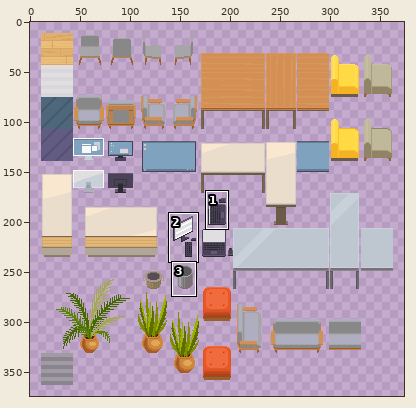
Sprite sheet -- tileset1.png. Above: a wide view before the commit, with the close-up outlined.
Close-up. Before the commit:
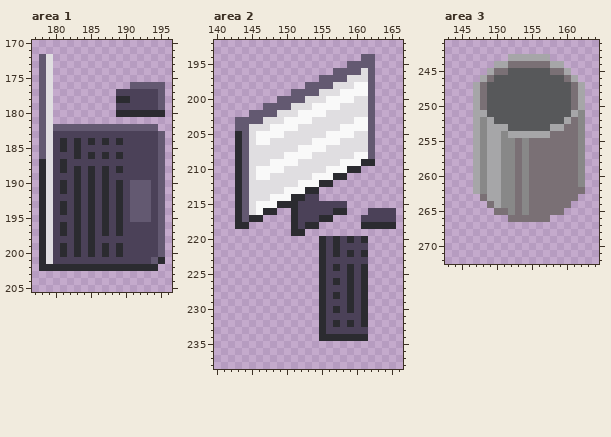
The file is 352x352 pixels. Colours within 5 levels of each other are drawn and written as one. Shown: area 1: x 177..196, y 170..205; area 2: x 140..166, y 192..238; area 3: x 143..164, y 241..272. The old version is drawn lined up with the new one, on the new canvas. The commit also changed other parts of the picture, which this record leaves out.
The same view after the edit:
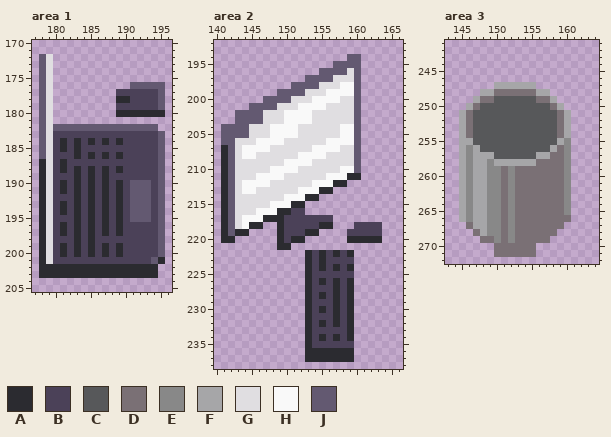
Palette (. is transparent): A #2b2b30  B #4b4158  C #57585a  D #7a7075  E #888888  F #a6a6a8  G #e0dee1  H #f9f9f9  J #635971
The exact change:
canvas 352x352 -> 374x374, the old top-left corner now at 11,11
--- area 1
@@ x 177..196 @@
 202 .AAAAAAAAAAAAAAAAA..
-203 ....................
+203 .AAAAAAAAAAAAAAAAA..
 204 ....................
--- area 2
@@ x 140..166 @@
 193 ...........................
-194 .....................JJ....
-195 ...................JJJJ....
-196 .................JJJJGJ....
-197 ...............JJJJGGGJ....
-198 .............JJJJGGGHHJ....
-199 ...........JJJJGGGHHHHJ....
-200 .........JJJJGGGHHHHGGJ....
-201 .......JJJJGGGHHHHGGGGJ....
-202 .....JJJJGGGHHHHGGGGGGJ....
-203 ...JJJJGGGHHHHGGGGGGHHJ....
-204 ...JJGGGHHHHGGGGGGHHHHJ....
-205 ...AJGHHHHGGGGGGHHHHGGJ....
-206 ...AJGHHGGGGGGHHHHGGGGJ....
-207 ...AJGGGGGGGHHHHGGGGGGJ....
-208 ...AJGGGGGHHHHGGGGGGHHJ....
-209 ...AJGGGHHHHGGGGGGHHHAA....
-210 ...AJGHHHHGGGGGGHHHAA......
-211 ...AJGHHGGGGGGHHHAA........
-212 ...AJGGGGGGGHHHAA..........
-213 ...AJGGGGGHHHAA............
-214 ...AJGGGHHHAABB............
-215 ...AJGHHHAAABBBBBBB........
-216 ...AJGHAA..ABBBBBAA...BBBB.
-217 ...AJAA....ABBBAA....BBBBB.
-218 ...AA......ABAA......AAAAA.
-219 ...........AA..............
-220 ...............ABABABA.....
-221 ...............ABABBBB.....
-222 ...............ABABABA.....
-223 ...............ABBBBBB.....
-224 ...............ABABABA.....
-225 ...............ABBBABA.....
-226 ...............ABABABA.....
-227 ...............ABBBABA.....
-228 ...............ABABABA.....
-229 ...............ABBBABA.....
-230 ...............ABABABA.....
-231 ...............ABBBBBA.....
-232 ...............ABABABA.....
-233 ...............ABBBBBB.....
-234 ...............AAAAAAA.....
-235 ...........................
-236 ...........................
-237 ...........................
+194 ...................JJ......
+195 .................JJJJ......
+196 ...............JJJJGJ......
+197 .............JJJJGGGJ......
+198 ...........JJJJGGGHHJ......
+199 .........JJJJGGGHHHHJ......
+200 .......JJJJGGGHHHHGGJ......
+201 .....JJJJGGGHHHHGGGGJ......
+202 ...JJJJGGGHHHHGGGGGGJ......
+203 ...JJJJGGGHHHHGGGGGGJ......
+204 .JJJJGGGHHHHGGGGGGHHJ......
+205 .JJJJGGGHHHHGGGGGGHHJ......
+206 .JJGGGHHHHGGGGGGHHHHJ......
+207 .AJGHHHHGGGGGGHHHHGGJ......
+208 .AJGHHGGGGGGHHHHGGGGJ......
+209 .AJGGGGGGGHHHHGGGGGGJ......
+210 .AJGGGGGHHHHGGGGGGHHJ......
+211 .AJGGGHHHHGGGGGGHHHAA......
+212 .AJGHHHHGGGGGGHHHAA........
+213 .AJGHHGGGGGGHHHAA..........
+214 .AJGGGGGGGHHHAA............
+215 .AJGGGGGHHHAA..............
+216 .AJGGGHHHAABB..............
+217 .AJGHHHAAABBBBBBB..........
+218 .AJGHAA..ABBBBBAA...BBBB...
+219 .AJAA....ABBBAA....BBBBB...
+220 .AA......ABAA......AAAAA...
+221 .........AA................
+222 .............ABABABA.......
+223 .............ABABBBB.......
+224 .............ABABABA.......
+225 .............ABBBBBB.......
+226 .............ABABABA.......
+227 .............ABBBABA.......
+228 .............ABABABA.......
+229 .............ABBBABA.......
+230 .............ABABABA.......
+231 .............ABBBABA.......
+232 .............ABABABA.......
+233 .............ABBBBBA.......
+234 .............ABABABA.......
+235 .............ABBBBBB.......
+236 .............AAAAAAA.......
+237 .............AAAAAAA.......
 238 ...........................
--- area 3
@@ x 143..164 @@
 242 ......................
-243 .........FFFFFF.......
-244 .......FFDDDDDDFF.....
-245 ......FDDCCCCCCDDF....
-246 .....FDCCCCCCCCCCDF...
-247 ....FDCCCCCCCCCCCCDF..
-248 ....FDCCCCCCCCCCCCDF..
-249 ....FDCCCCCCCCCCCCDF..
-250 ....FDCCCCCCCCCCCCDF..
-251 ....FFCCCCCCCCCCCCFE..
-252 ....FEFCCCCCCCCCCFDE..
-253 ....FEFFFCCCCCCFFDDE..
-254 ....FEFFEFFFFFFDDDDE..
-255 ....FEFFEEDEDDDDDDDE..
-256 ....FEFFEEDEDDDDDDDE..
-257 ....FEFFEEDEDDDDDDDE..
-258 ....FEFFEEDEDDDDDDDE..
-259 ....FEFFEEDEDDDDDDDE..
-260 ....FEFFEEDEDDDDDDDE..
-261 ....FEFFEEDEDDDDDDDE..
-262 ....FEFFEEDEDDDDDDDD..
-263 .....DFFEEDEDDDDDDD...
-264 ......DFEEDEDDDDDD....
-265 .......DDEDEDDDDD.....
-266 .........DDDDDD.......
-267 ......................
-268 ......................
-269 ......................
-270 ......................
-271 ......................
+243 ......................
+244 ......................
+245 ......................
+246 ......................
+247 .......FFFFFF.........
+248 .....FFDDDDDDFF.......
+249 ....FDDCCCCCCDDF......
+250 ...FDCCCCCCCCCCDF.....
+251 ..FDCCCCCCCCCCCCDF....
+252 ..FDCCCCCCCCCCCCDF....
+253 ..FDCCCCCCCCCCCCDF....
+254 ..FDCCCCCCCCCCCCDF....
+255 ..FFCCCCCCCCCCCCFE....
+256 ..FEFCCCCCCCCCCFDE....
+257 ..FEFFFCCCCCCFFDDE....
+258 ..FEFFEFFFFFFDDDDE....
+259 ..FEFFEEDEDDDDDDDE....
+260 ..FEFFEEDEDDDDDDDE....
+261 ..FEFFEEDEDDDDDDDE....
+262 ..FEFFEEDEDDDDDDDE....
+263 ..FEFFEEDEDDDDDDDE....
+264 ..FEFFEEDEDDDDDDDE....
+265 ..FEFFEEDEDDDDDDDE....
+266 ..FEFFEEDEDDDDDDDD....
+267 ...DFFEEDEDDDDDDD.....
+268 ....DFEEDEDDDDDD......
+269 .....DDEDEDDDDD.......
+270 .......DDDDDD.........
+271 .......DDDDDD.........
 272 ......................
Where, in picture pixels (left, top, right, bottom), the same in both close-ups:
added: (39, 271, 158, 278)
changed: (221, 54, 396, 362)
changed: (459, 54, 585, 257)
